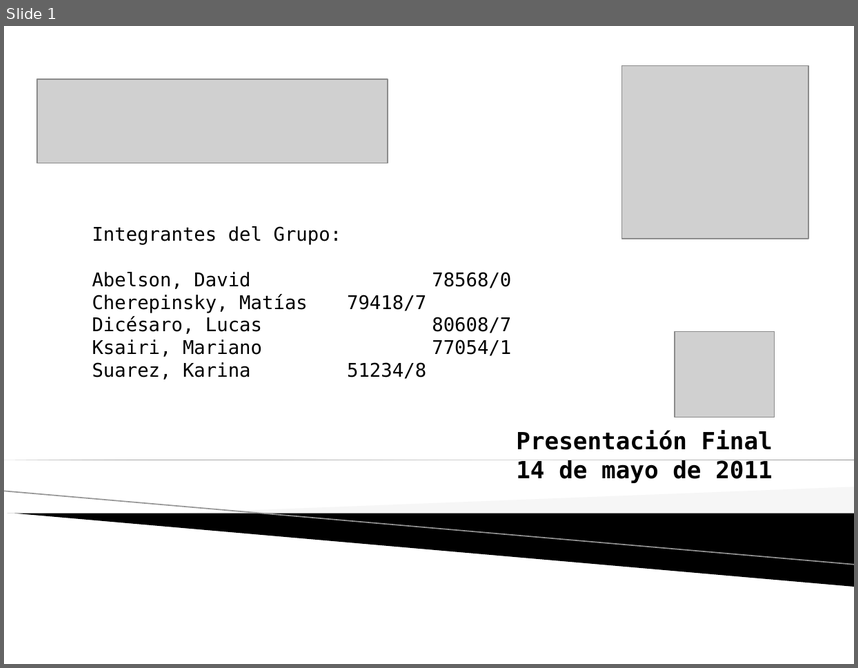
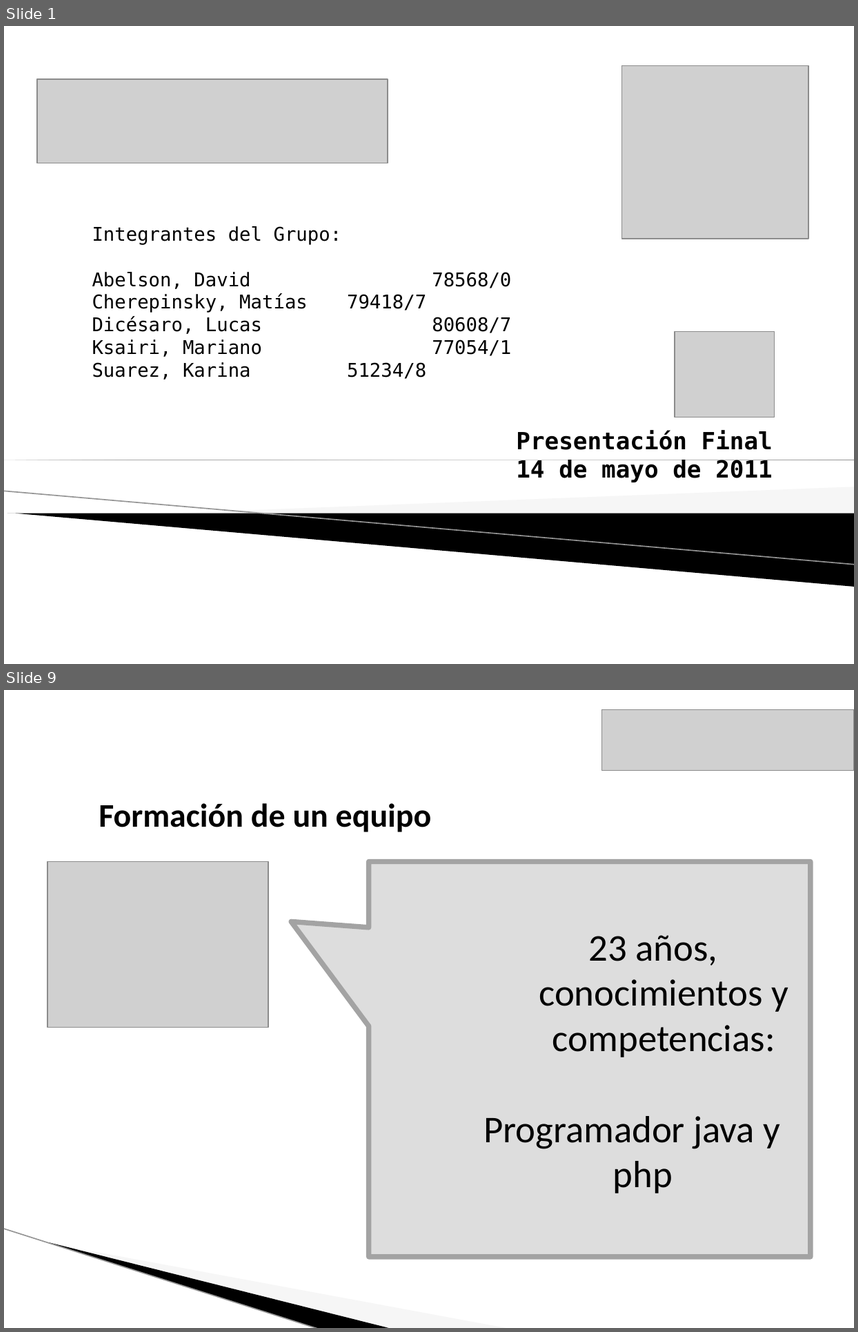
Before and after one commit to lucasdicesaro/reser-bar, a slide deck: documentacion/Presentacion Final ReserBar/Presentacion Final.pptx. Shown one above the other, each under a label of ours: slide 1 before the commit, slides 1 and 9 after it; the slides between them are not shown. The pictures are 858x668 and 858x1332 pixels, drawn with LibreOffice and Linux fonts; fonts in the diff are those of the drawing; grey boxes stand for pictures; background and template pictures are left out. Boxes give left, top, right and bottom in pixels: in the first picture for what was removed or moved away, otherwise in the second. Text is boxed around its words. In the diff, an @@ line names an element or a change of style, - is before the commit and + after.

```diff
--- a/documentacion/Presentacion Final ReserBar/Presentacion Final.pptx
+++ b/documentacion/Presentacion Final ReserBar/Presentacion Final.pptx
@@ slide 9 added at (4, 690, 854, 1328), background #FFFFFF @@
@@ picture added at (602, 709, 854, 770) @@
@@ text added at (99, 803, 432, 832), 28 pt, text #000000, bold @@
+Formación de un equipo
@@ picture added at (47, 862, 268, 1027) @@
@@ speech box added at (369, 862, 811, 1257), fill #DDDDDD, outline #A3A3A3 4.33 pt, 32 pt, text #000000 @@
+      23 años, conocimientos y competencias:
+    Programador java y php
@@ line added from (4, 1228) to (319, 1328), #E8E8E8 0.95 pt @@
@@ freeform shape added at (49, 1242, 392, 1328), fill #000000 @@
@@ freeform shape added at (51, 1243, 510, 1328), fill #EAEAEA at 40% opacity @@
```
Also in this commit, not shown: 7 slides changed, 26 other slides added, 7 slides removed, 2 other files.
